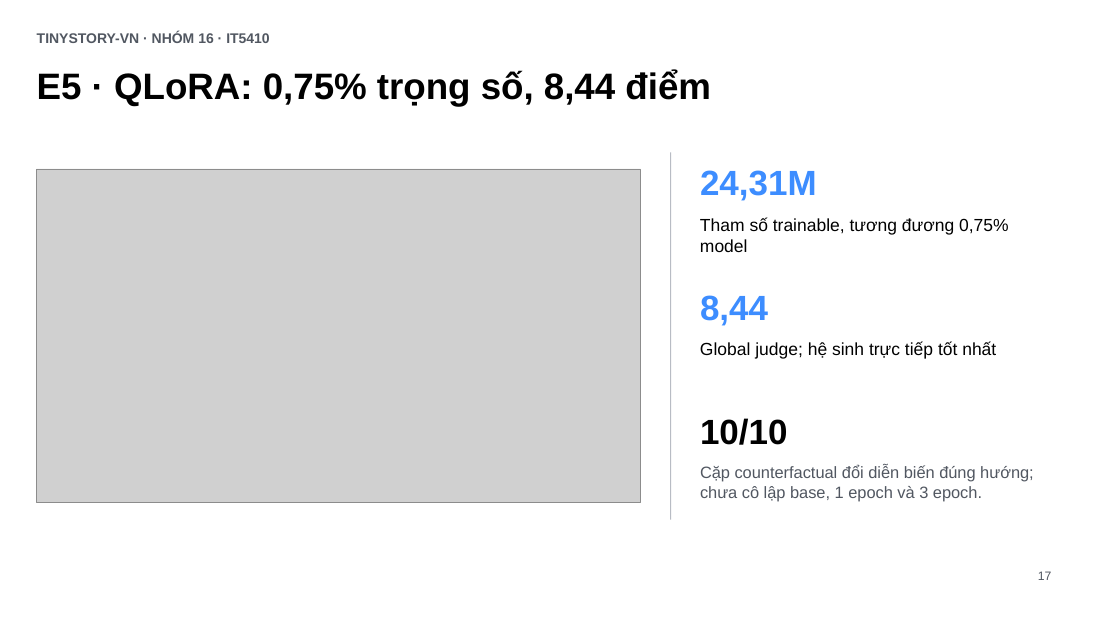
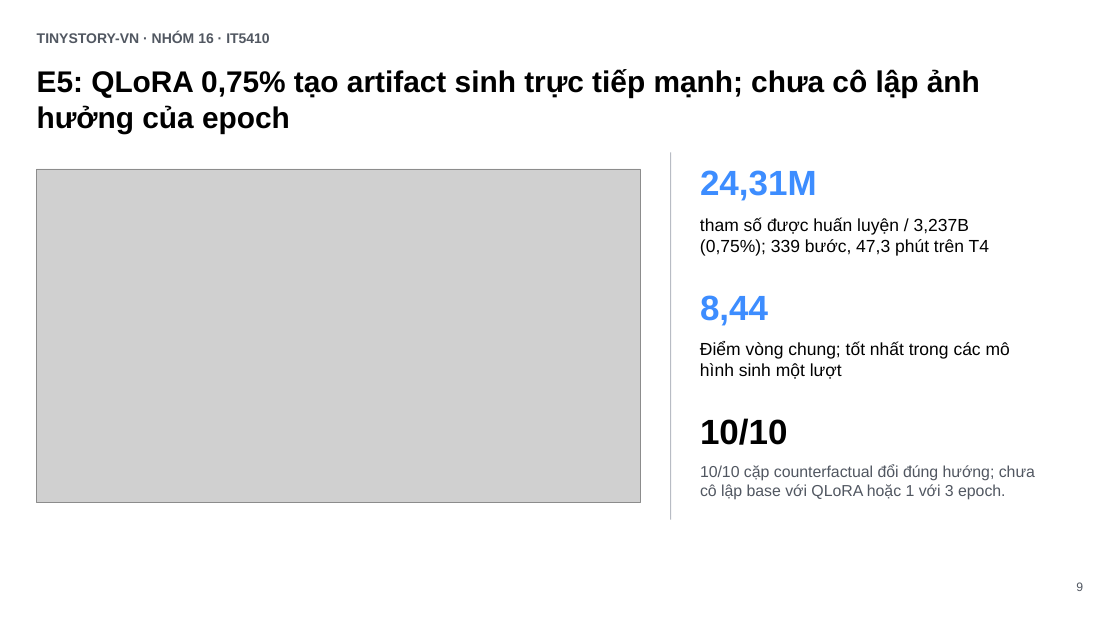
Before and after one commit to tungd/tinystory-vn, a slide deck: slide 9 of output/presentation/tinystory-vn-summary.pptx (slide 17 before the commit). Drawn at 1120x630 pixels with LibreOffice and Linux fonts; fonts in the diff are those of the drawing; grey boxes stand for pictures. Boxes give left, top, right and bottom in pixels: in the first picture for what was removed or moved away, otherwise in the second. Text is boxed around its words. In the diff, an @@ line names an element or a change of style, - is before the commit and + after.

```diff
--- a/output/presentation/tinystory-vn-summary.pptx
+++ b/output/presentation/tinystory-vn-summary.pptx
@@ text at box(37, 69, 980, 134): text changed; size 31.5 to 25.6 pt @@
-E5 · QLoRA: 0,75% trọng số, 8,44 điểm
+E5: QLoRA 0,75% tạo artifact sinh trực tiếp mạnh; chưa cô lập ảnh hưởng của epoch
@@ text at box(700, 217, 989, 256): text changed @@
-Tham số trainable, tương đương 0,75% model
+tham số được huấn luyện / 3,237B (0,75%); 339 bước, 47,3 phút trên T4
@@ text at box(700, 341, 1010, 379): text changed @@
-Global judge; hệ sinh trực tiếp tốt nhất
+Điểm vòng chung; tốt nhất trong các mô hình sinh một lượt
@@ text at box(700, 464, 1035, 500): text changed; size 14.1 to 13.6 pt @@
-Cặp counterfactual đổi diễn biến đúng hướng; chưa cô lập base, 1 epoch và 3 epoch.
+10/10 cặp counterfactual đổi đúng hướng; chưa cô lập base với QLoRA hoặc 1 với 3 epoch.
@@ text at box(1076, 582, 1083, 591): text changed @@
-17
+9
```
Also in this commit, not shown: 5 other slides changed, 9 slides added, 12 slides removed, 5 other files.
